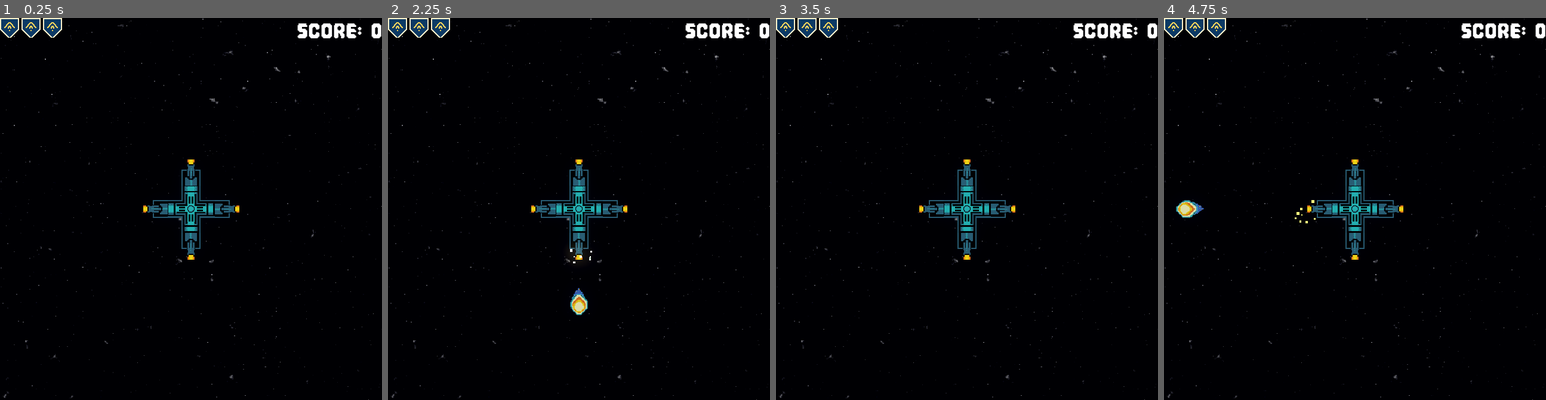
Above: before the commit, frames 1-4 (left to right).
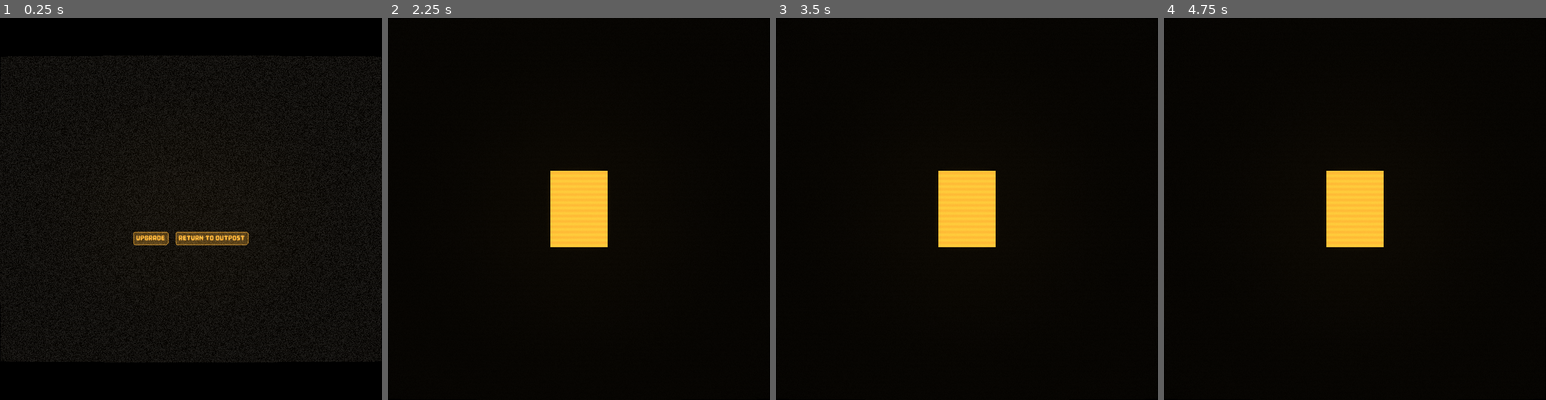
Above: after the commit, the same moments.

Repository: skain/incremental-outpost
Game: Godot game, scene res://scenes/main/main.tscn
The game is run twice, just before and just after one commit, with the same random seed, the same clock (stepped at 60 frames per second) and the same inputs.
Inputs (mouse positions are in pixels of both pictures, inside the frame that each line leads up to):
- Up to frame 1 (0.25 s): no input
- Up to frame 2 (2.25 s): tap Enter (start_game) at 0.5, 2, 2.1 s; move the mouse to (663, 189) at 0.52 s; hold Right (fire_right) 0.53-1.25 s; hold Enter (start_game) 0.53-1.25 s; click (663, 189) at 0.67 s; click (536, 239) at 1.25 s, where only the run after the commit has a clickable "Upgrade"; move the mouse to (502, 228) at 2.02 s; hold Down (fire_down) from 2.03 s (still down); click (502, 228) at 2.17 s
- Up to frame 3 (3.5 s): move the mouse to (1005, 124) at 2.77 s; release Down (fire_down) at 2.78 s; hold Right (fire_right) from 2.78 s (still down); hold Enter (start_game) from 2.78 s (still down); click (1005, 124) at 2.92 s
- Up to frame 4 (4.75 s): move the mouse to (1335, 285) at 3.52 s; release Right (fire_right) at 3.53 s; release Enter (start_game) at 3.53 s; hold Up (fire_up) 3.53-4.28 s; tap Enter (start_game) at 3.6 s; click (1335, 285) at 3.67 s; move the mouse to (1469, 266) at 4.27 s; hold Left (fire_left) from 4.28 s (still down); hold Enter (start_game) from 4.28 s (still down); click (1469, 266) at 4.42 s

The runs differ from the first frame. In frame 1, 39% of the frame differs, in the area x 0-100%, y 0-100%; in frame 2, 5.2%; in frame 3, 4.9%; in frame 4, 5.2%.

Commit message:
skill tree camera finally working

Diff:
--- a/scenes/crt/crt_panel/crt_panel.gd
+++ b/scenes/crt/crt_panel/crt_panel.gd
@@ -4,7 +4,7 @@
 
 @onready var camera_2d: Camera2D = %Camera2D
 @onready var background: CanvasLayer = %Background
-@onready var skill_tree_nodes: Node2D = %SkillTreeNodes
+@onready var skill_tree_nodes: SkillTreeNodes = %SkillTreeNodes
 @onready var end_game_interstitial: EndGameInterstitial = %EndGameInterstitial
 @onready var crt_overlay: CanvasLayer = %CRTOverlay
 
@@ -30,5 +30,7 @@
 
 
 func _on_end_game_interstitial_upgrade_clicked() -> void:
+	make_camera_current()
+	skill_tree_nodes.home_camera()
 	end_game_interstitial.visible = false
 	skill_tree_nodes.visible = true
--- a/scenes/crt/crt_panel/crt_panel.tscn
+++ b/scenes/crt/crt_panel/crt_panel.tscn
@@ -1,7 +1,8 @@
 [gd_scene format=3 uid="uid://cygy2bkg5ej1v"]
 
 [ext_resource type="Script" uid="uid://dbqj64ihq87oj" path="res://scenes/crt/crt_panel/crt_panel.gd" id="1_8xoaq"]
-[ext_resource type="PackedScene" uid="uid://brpiv34bgojm7" path="res://scenes/crt/skill_tree_node/skill_tree_node.tscn" id="3_0k2sf"]
+[ext_resource type="Script" uid="uid://cd16n857qi74b" path="res://scenes/crt/crt_panel/skill_tree_nodes.gd" id="2_33ycp"]
+[ext_resource type="PackedScene" uid="uid://bxh7esmyaw302" path="res://scenes/crt/skill_tree_node/skill_tree_node.tscn" id="3_0k2sf"]
 [ext_resource type="Script" uid="uid://w2oe8ri1sc1" path="res://scenes/crt/crt_panel/end_game_interstitial.gd" id="3_cppxt"]
 [ext_resource type="PackedScene" uid="uid://b5oyxlhbvwdu2" path="res://scenes/crt/typing_label/typing_label.tscn" id="4_36fmf"]
 [ext_resource type="Shader" uid="uid://ctmqckux88tcu" path="res://shaders/amber_crt.gdshader" id="4_sb1ul"]
@@ -31,16 +32,17 @@
 
 [node name="SkillTreeNodes" type="Node2D" parent="." unique_id=57239728]
 unique_name_in_owner = true
+script = ExtResource("2_33ycp")
 
-[node name="SkillTreeNode" parent="SkillTreeNodes" unique_id=1768832873 instance=ExtResource("3_0k2sf")]
-position = Vector2(311, 295)
+[node name="SkillTreeNode" parent="SkillTreeNodes" unique_id=1572228902 instance=ExtResource("3_0k2sf")]
+position = Vector2(284, 269)
 
 [node name="Camera2D" type="Camera2D" parent="." unique_id=1707505872]
 unique_name_in_owner = true
-offset = Vector2(320, 320)
 
 [node name="EndGameInterstitial" type="CanvasLayer" parent="." unique_id=43730878]
 unique_name_in_owner = true
+visible = false
 script = ExtResource("3_cppxt")
 character_reveal_speed = 0.1
 
--- /dev/null
+++ b/scenes/crt/crt_panel/skill_tree_nodes.gd
@@ -0,0 +1,10 @@
+class_name SkillTreeNodes extends Node2D
+
+var root_node: SkillTreeNode = null
+@onready var camera_2d: Camera2D = %Camera2D
+
+func _ready() -> void:
+	root_node = get_child(0) as SkillTreeNode
+
+func home_camera() -> void:
+	camera_2d.global_position = root_node.global_position
--- /dev/null
+++ b/scenes/crt/skill_tree_node-old/skill_tree_node-old.gd
@@ -0,0 +1,79 @@
+@tool
+class_name SkillTreeNodeOld extends Node2D
+
+enum State { UNAVAILABLE, AFFORDABLE, UNAFFORDABLE, PURCHASED }
+
+@export var icon_texture: Texture2D:
+	set(v):
+		icon_texture = v
+		_update_visuals()
+
+@export var current_state: State = State.UNAVAILABLE:
+	set(v):
+		current_state = v
+		_update_visuals()
+
+# Use standard variables and manual assignment to avoid @onready tool-lag
+var frame: Sprite2D
+var glass: Sprite2D
+var icon: Sprite2D
+
+func _ready() -> void:
+	_update_visuals()
+
+# Helper to find nodes safely in tool mode
+func _ensure_nodes() -> bool:
+	if not frame: frame = get_node_or_null("%Frame")
+	if not glass: glass = get_node_or_null("%Glass")
+	if not icon: icon = get_node_or_null("%Icon")
+	return frame != null and glass != null and icon != null
+
+func _update_visuals() -> void:
+	# If nodes aren't found yet, try to find them
+	if not _ensure_nodes():
+		return
+
+	# Now that we know nodes exist, we can proceed
+	icon.texture = icon_texture
+
+	match current_state:
+		State.UNAVAILABLE:
+			self.modulate = Color(0.2, 0.2, 0.2, 0.4)
+			icon.visible = false
+
+		State.UNAFFORDABLE:
+			self.modulate = Color(0.5, 0.5, 0.5, 1.0)
+			icon.visible = true
+			icon.modulate = Color.WHITE
+			glass.self_modulate = Color.WHITE
+
+		State.AFFORDABLE:
+			self.modulate = Color(1.0, 1.0, 1.0, 1.0)
+			icon.visible = true
+			icon.modulate = Color.WHITE
+			glass.self_modulate = Color.WHITE
+
+		State.PURCHASED:
+			self.modulate = Color(1.5, 1.5, 1.5, 1.0)
+			icon.visible = true
+			icon.modulate = Color.BLACK
+			glass.self_modulate = Color(1, 0.7, 0, 1)
+
+# This function detects clicks on the node
+func _input(event: InputEvent) -> void:
+	# Only run the click logic when the game is actually playing
+	if Engine.is_editor_hint():
+		return
+
+	if event is InputEventMouseButton and event.pressed and event.button_index == MOUSE_BUTTON_LEFT:
+		# Check if the click was inside our node's area
+		# We use the Frame's texture size to determine the clickable area
+		if frame and frame.get_rect().has_point(to_local(event.position)):
+			_cycle_state()
+
+func _cycle_state() -> void:
+	# Get the total number of states in our enum
+	var num_states := State.size()
+	# Increment the state and wrap around using the modulo operator
+	current_state = ((current_state + 1) % num_states) as State
+	print("State changed to: ", State.keys()[current_state])
--- /dev/null
+++ b/scenes/crt/skill_tree_node-old/skill_tree_node-old.tscn
@@ -0,0 +1,24 @@
+[gd_scene format=3 uid="uid://brpiv34bgojm7"]
+
+[ext_resource type="Script" uid="uid://h1wyu3nqdquw" path="res://scenes/crt/skill_tree_node-old/skill_tree_node-old.gd" id="1_rdyo2"]
+[ext_resource type="Texture2D" uid="uid://dwvcaducbrtwn" path="res://assets/skill_tree/icons/question_mark.png" id="2_cmqdo"]
+[ext_resource type="Texture2D" uid="uid://t4hkm8pr4v8o" path="res://assets/skill_tree/skill-tree-node-frame.png" id="3_2sqju"]
+[ext_resource type="Texture2D" uid="uid://bxciwg0u45dir" path="res://assets/skill_tree/skill-tree-node-glass.png" id="4_h1166"]
+
+[node name="SkillTreeNode" type="Node2D" unique_id=1768832873]
+modulate = Color(0.5, 0.5, 0.5, 1)
+script = ExtResource("1_rdyo2")
+icon_texture = ExtResource("2_cmqdo")
+current_state = 2
+
+[node name="Frame" type="Sprite2D" parent="." unique_id=1958722130]
+unique_name_in_owner = true
+texture = ExtResource("3_2sqju")
+
+[node name="Glass" type="Sprite2D" parent="." unique_id=1801157941]
+unique_name_in_owner = true
+texture = ExtResource("4_h1166")
+
+[node name="Icon" type="Sprite2D" parent="." unique_id=1081162424]
+unique_name_in_owner = true
+texture = ExtResource("2_cmqdo")
--- a/scenes/crt/skill_tree_node/skill_tree_node.gd
+++ b/scenes/crt/skill_tree_node/skill_tree_node.gd
@@ -1,79 +1 @@
-@tool
 class_name SkillTreeNode extends Node2D
-
-enum State { UNAVAILABLE, AFFORDABLE, UNAFFORDABLE, PURCHASED }
-
-@export var icon_texture: Texture2D:
-	set(v):
-		icon_texture = v
-		_update_visuals()
-
-@export var current_state: State = State.UNAVAILABLE:
-	set(v):
-		current_state = v
-		_update_visuals()
-
-# Use standard variables and manual assignment to avoid @onready tool-lag
-var frame: Sprite2D
-var glass: Sprite2D
-var icon: Sprite2D
-
-func _ready() -> void:
-	_update_visuals()
-
-# Helper to find nodes safely in tool mode
-func _ensure_nodes() -> bool:
-	if not frame: frame = get_node_or_null("%Frame")
-	if not glass: glass = get_node_or_null("%Glass")
-	if not icon: icon = get_node_or_null("%Icon")
-	return frame != null and glass != null and icon != null
-
-func _update_visuals() -> void:
-	# If nodes aren't found yet, try to find them
-	if not _ensure_nodes():
-		return
-
-	# Now that we know nodes exist, we can proceed
-	icon.texture = icon_texture
-
-	match current_state:
-		State.UNAVAILABLE:
-			self.modulate = Color(0.2, 0.2, 0.2, 0.4)
-			icon.visible = false
-
-		State.UNAFFORDABLE:
-			self.modulate = Color(0.5, 0.5, 0.5, 1.0)
-			icon.visible = true
-			icon.modulate = Color.WHITE
-			glass.self_modulate = Color.WHITE
-
-		State.AFFORDABLE:
-			self.modulate = Color(1.0, 1.0, 1.0, 1.0)
-			icon.visible = true
-			icon.modulate = Color.WHITE
-			glass.self_modulate = Color.WHITE
-
-		State.PURCHASED:
-			self.modulate = Color(1.5, 1.5, 1.5, 1.0)
-			icon.visible = true
-			icon.modulate = Color.BLACK
-			glass.self_modulate = Color(1, 0.7, 0, 1)
-
-# This function detects clicks on the node
-func _input(event: InputEvent) -> void:
-	# Only run the click logic when the game is actually playing
-	if Engine.is_editor_hint():
-		return
-
-	if event is InputEventMouseButton and event.pressed and event.button_index == MOUSE_BUTTON_LEFT:
-		# Check if the click was inside our node's area
-		# We use the Frame's texture size to determine the clickable area
-		if frame and frame.get_rect().has_point(to_local(event.position)):
-			_cycle_state()
-
-func _cycle_state() -> void:
-	# Get the total number of states in our enum
-	var num_states := State.size()
-	# Increment the state and wrap around using the modulo operator
-	current_state = ((current_state + 1) % num_states) as State
-	print("State changed to: ", State.keys()[current_state])
--- a/scenes/crt/skill_tree_node/skill_tree_node.tscn
+++ b/scenes/crt/skill_tree_node/skill_tree_node.tscn
@@ -1,24 +1,17 @@
-[gd_scene format=3 uid="uid://brpiv34bgojm7"]
+[gd_scene format=3 uid="uid://bxh7esmyaw302"]
 
-[ext_resource type="Script" uid="uid://h1wyu3nqdquw" path="res://scenes/crt/skill_tree_node/skill_tree_node.gd" id="1_ppave"]
-[ext_resource type="Texture2D" uid="uid://t4hkm8pr4v8o" path="res://assets/skill_tree/skill-tree-node-frame.png" id="1_ve1un"]
-[ext_resource type="Texture2D" uid="uid://bxciwg0u45dir" path="res://assets/skill_tree/skill-tree-node-glass.png" id="2_ppave"]
-[ext_resource type="Texture2D" uid="uid://dwvcaducbrtwn" path="res://assets/skill_tree/icons/question_mark.png" id="3_tc6t7"]
+[ext_resource type="Script" uid="uid://dp8l4ek8up3rd" path="res://scenes/crt/skill_tree_node/skill_tree_node.gd" id="1_ppave"]
 
-[node name="SkillTreeNode" type="Node2D" unique_id=1768832873]
-modulate = Color(0.5, 0.5, 0.5, 1)
+[sub_resource type="Gradient" id="Gradient_mtsnd"]
+colors = PackedColorArray(1, 1, 1, 1, 1, 1, 1, 1)
+
+[sub_resource type="GradientTexture2D" id="GradientTexture2D_dgmcs"]
+gradient = SubResource("Gradient_mtsnd")
+width = 96
+height = 128
+
+[node name="SkillTreeNode" type="Node2D" unique_id=1572228902]
 script = ExtResource("1_ppave")
-icon_texture = ExtResource("3_tc6t7")
-current_state = 2
 
-[node name="Frame" type="Sprite2D" parent="." unique_id=1958722130]
-unique_name_in_owner = true
-texture = ExtResource("1_ve1un")
-
-[node name="Glass" type="Sprite2D" parent="." unique_id=1801157941]
-unique_name_in_owner = true
-texture = ExtResource("2_ppave")
-
-[node name="Icon" type="Sprite2D" parent="." unique_id=1081162424]
-unique_name_in_owner = true
-texture = ExtResource("3_tc6t7")
+[node name="Sprite2D" type="Sprite2D" parent="." unique_id=1940737944]
+texture = SubResource("GradientTexture2D_dgmcs")
--- a/scenes/main/main.gd
+++ b/scenes/main/main.gd
@@ -16,8 +16,8 @@
 
 # Called when the node enters the scene tree for the first time.
 func _ready() -> void:
-	_start_game()
-	#_switch_to_crt()
+	#_start_game()
+	_switch_to_crt()
 
 func _start_game() -> void:
 	if not game_over:
--- a/scenes/test_scene.tscn
+++ b/scenes/test_scene.tscn
@@ -1,7 +1,7 @@
 [gd_scene format=3 uid="uid://jqxw647e4pa0"]
 
 [ext_resource type="Shader" uid="uid://ctmqckux88tcu" path="res://shaders/amber_crt.gdshader" id="1_g7g4h"]
-[ext_resource type="PackedScene" uid="uid://brpiv34bgojm7" path="res://scenes/crt/skill_tree_node/skill_tree_node.tscn" id="1_njl3s"]
+[ext_resource type="PackedScene" uid="uid://brpiv34bgojm7" path="res://scenes/crt/skill_tree_node-old/skill_tree_node-old.tscn" id="1_njl3s"]
 
 [sub_resource type="ShaderMaterial" id="ShaderMaterial_j8ivh"]
 shader = ExtResource("1_g7g4h")
Not shown, added: scenes/crt/crt_panel/skill_tree_nodes.gd.uid
Not shown, added: scenes/crt/skill_tree_node-old/skill_tree_node-old.gd.uid
Not shown, changed: scenes/crt/skill_tree_node/skill_tree_node.gd.uid
